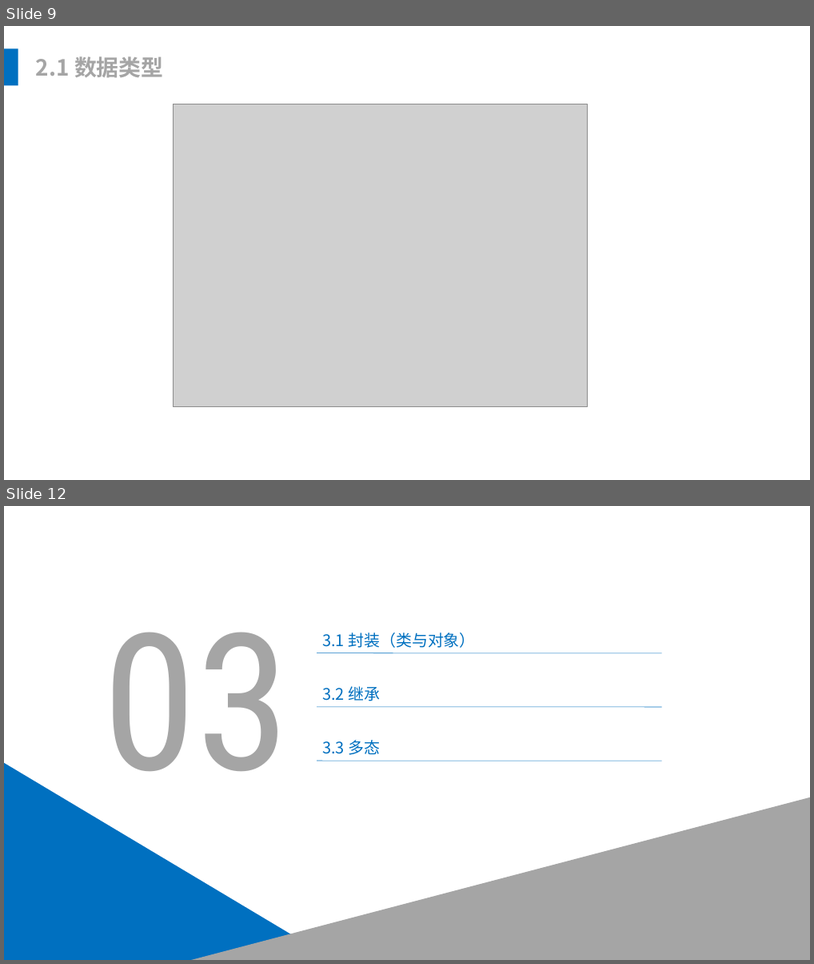
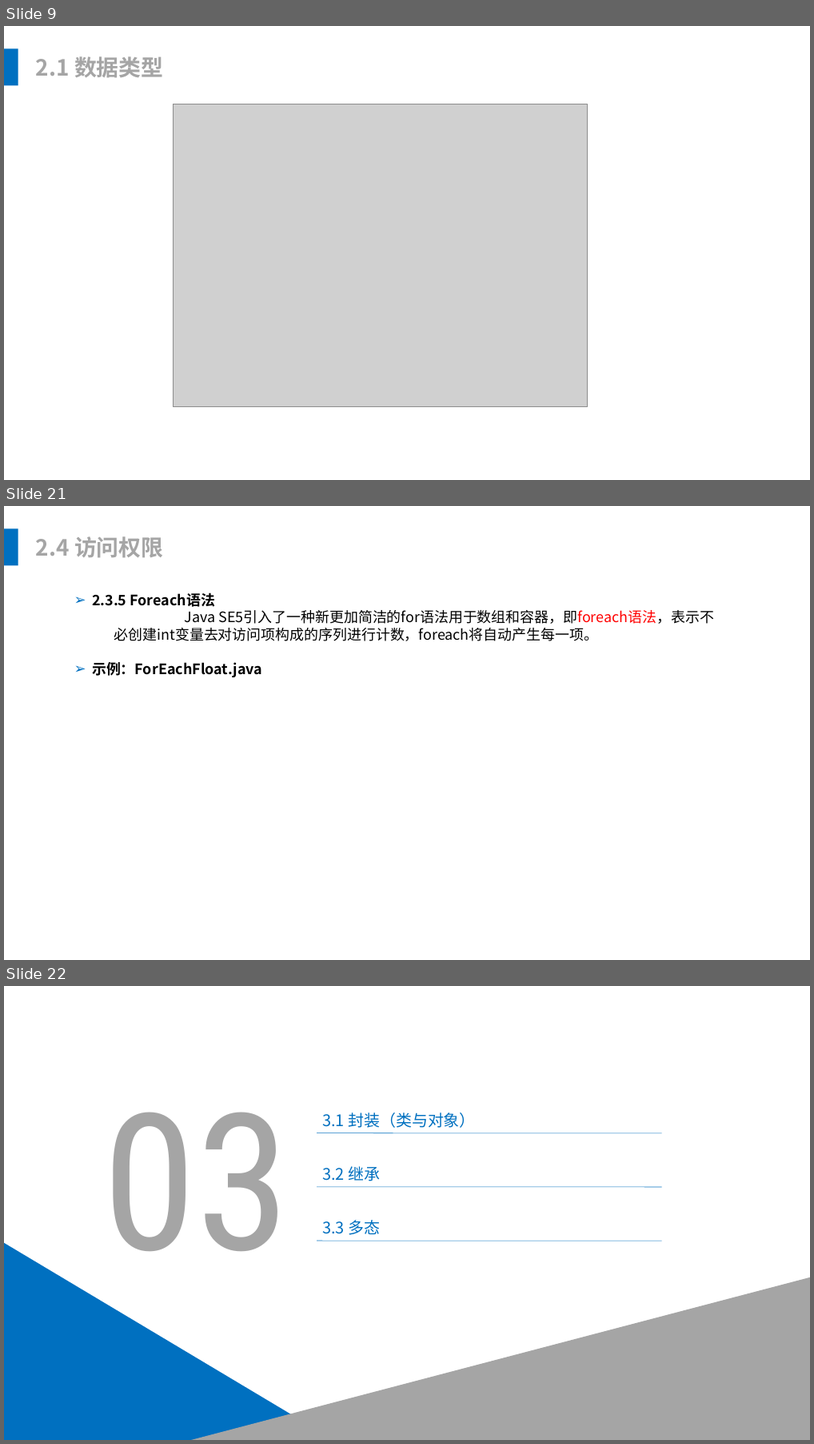
Before and after one commit to leonliu06/JavaTrainning, a slide deck: Java培训.pptx. Shown one above the other, each under a label of ours: slides 9 and 12 before the commit, slides 9, 21 and 22 after it; the slides between them are not shown. The pictures are 814x964 and 814x1444 pixels, drawn with LibreOffice and Linux fonts; fonts in the diff are those of the drawing; grey boxes stand for pictures. Boxes give left, top, right and bottom in pixels: in the first picture for what was removed or moved away, otherwise in the second. Text is boxed around its words. In the diff, an @@ line names an element or a change of style, - is before the commit and + after.

```diff
--- a/Java培训.pptx
+++ b/Java培训.pptx
@@ slide 21 added at bbox=[4, 506, 810, 960], background #FFFFFF @@
@@ rectangle added at bbox=[4, 529, 18, 566], fill #0070C0 @@
@@ text added at bbox=[36, 536, 163, 558], 28 pt, text #A5A5A5, bold @@
+2.4 访问权限
@@ text added at bbox=[92, 592, 714, 677], 18 pt, text #000000 @@
+➢ 2.3.5 Foreach语法
+  Java SE5引入了一种新更加简洁的for语法用于数组和容器，即foreach语法，表示不必创建int变量去对访问项构成的序列进行计数，foreach将自动产生每一项。
+➢ 示例：ForEachFloat.java
@@ what was slide 12 is now slide 22 @@
```
Also in this commit, not shown: 2 slides changed, 9 other slides added, 1 other file.
